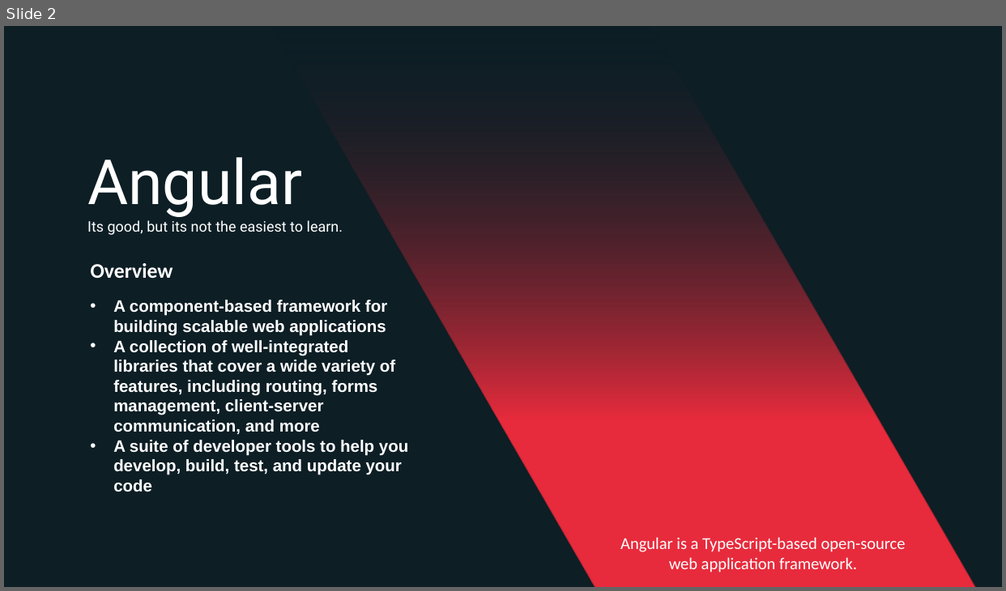
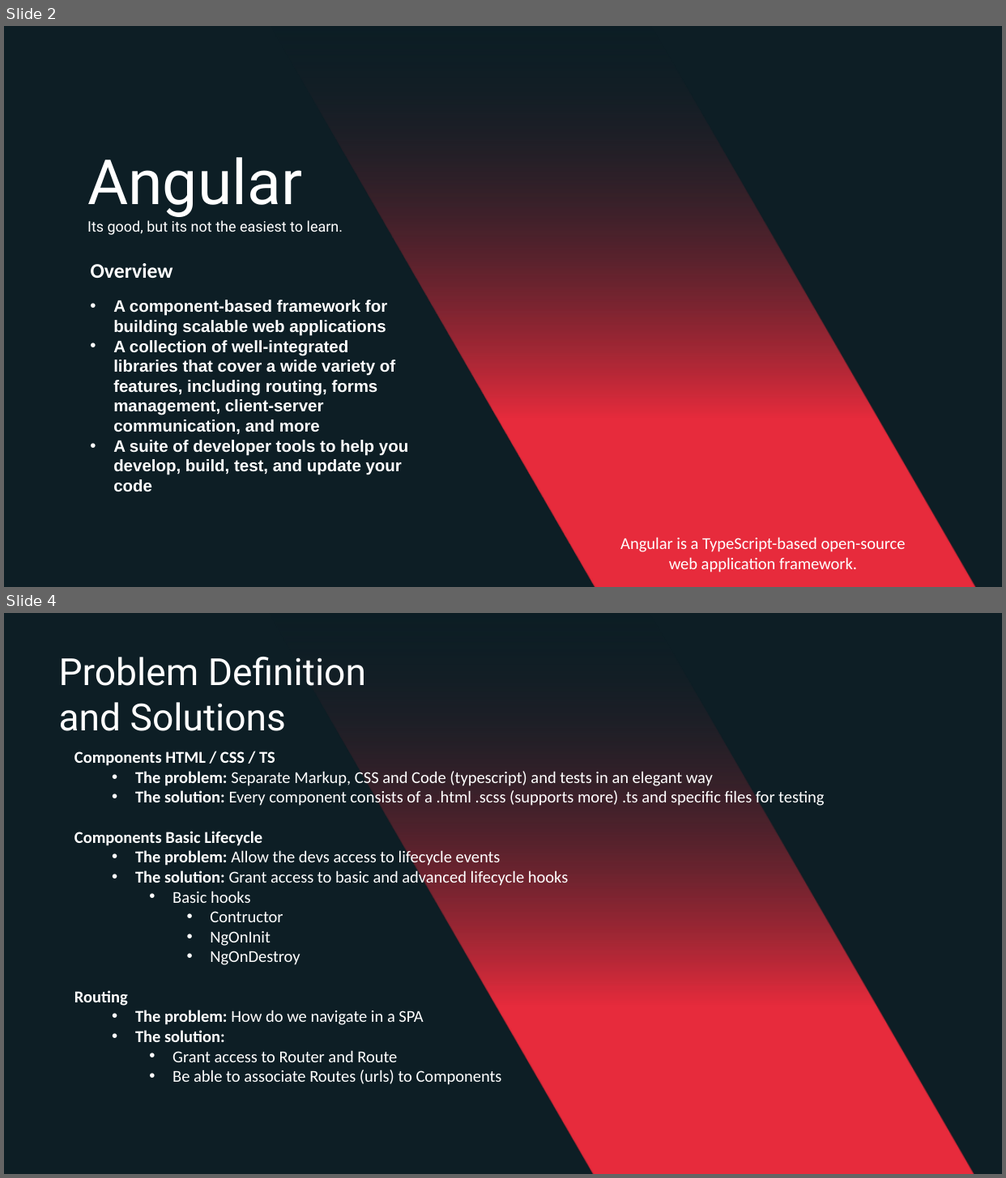
Before and after one commit to EliasKokkinos/Angular-Tutorials, a slide deck: documentation/Presentations/Angular the Basics.pptx. Shown one above the other, each under a label of ours: slide 2 before the commit, slides 2 and 4 after it; the slides between them are not shown. The pictures are 1006x591 and 1006x1178 pixels, drawn with LibreOffice and Linux fonts; fonts in the diff are those of the drawing. Boxes give left, top, right and bottom in pixels: in the first picture for what was removed or moved away, otherwise in the second. Text is boxed around its words. In the diff, an @@ line names an element or a change of style, - is before the commit and + after.

```diff
--- a/documentation/Presentations/Angular the Basics.pptx
+++ b/documentation/Presentations/Angular the Basics.pptx
@@ slide 4 added at bbox=[4, 613, 1002, 1174], background #FFFFFF; not listed: 1 template element that a slide beside it also shows @@
@@ freeform shape added at bbox=[269, 613, 974, 1174], fill gradient #0D1E25 to #E72B3C @@
@@ text added at bbox=[59, 657, 366, 731], 36 pt, text #FFFFFF @@
+Problem Definition and Solutions
@@ text added at bbox=[74, 752, 824, 1085], 16 pt, text #FFFFFF @@
+Components HTML / CSS / TS
+  • The problem: Separate Markup, CSS and Code (typescript) and tests in an elegant way
+  • The solution: Every component consists of a .html .scss (supports more) .ts and specific files for testing
+Components Basic Lifecycle
+  • The problem: Allow the devs access to lifecycle events
+  • The solution: Grant access to basic and advanced lifecycle hooks
+    • Basic hooks
+      • Contructor
+      • NgOnInit
+      • NgOnDestroy
+Routing
+  • The problem: How do we navigate in a SPA
+  • The solution:
+    • Grant access to Router and Route
+    • Be able to associate Routes (urls) to Components
```
Also in this commit, not shown: 4 other slides added, 2 slides removed, 7 other files.
